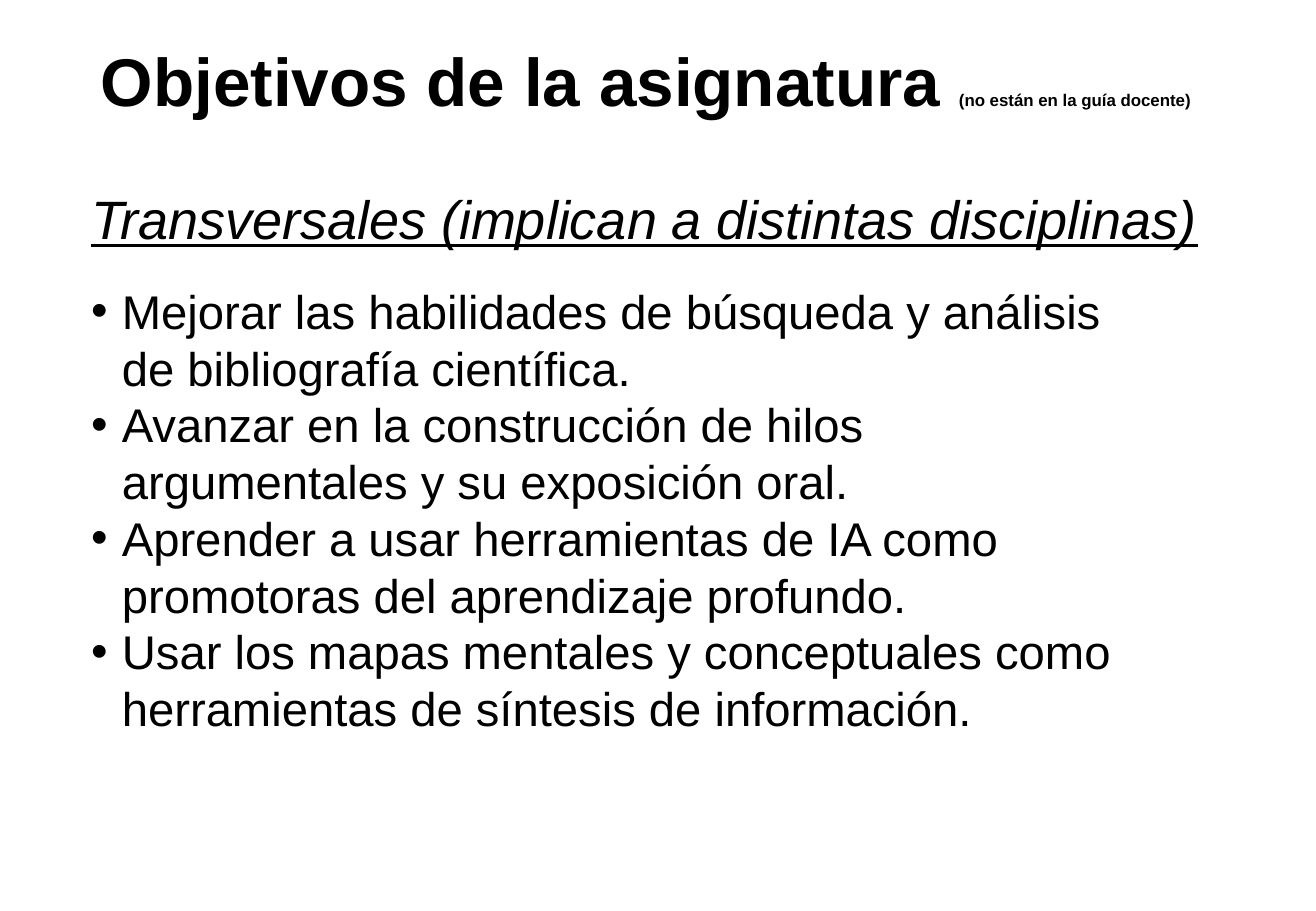
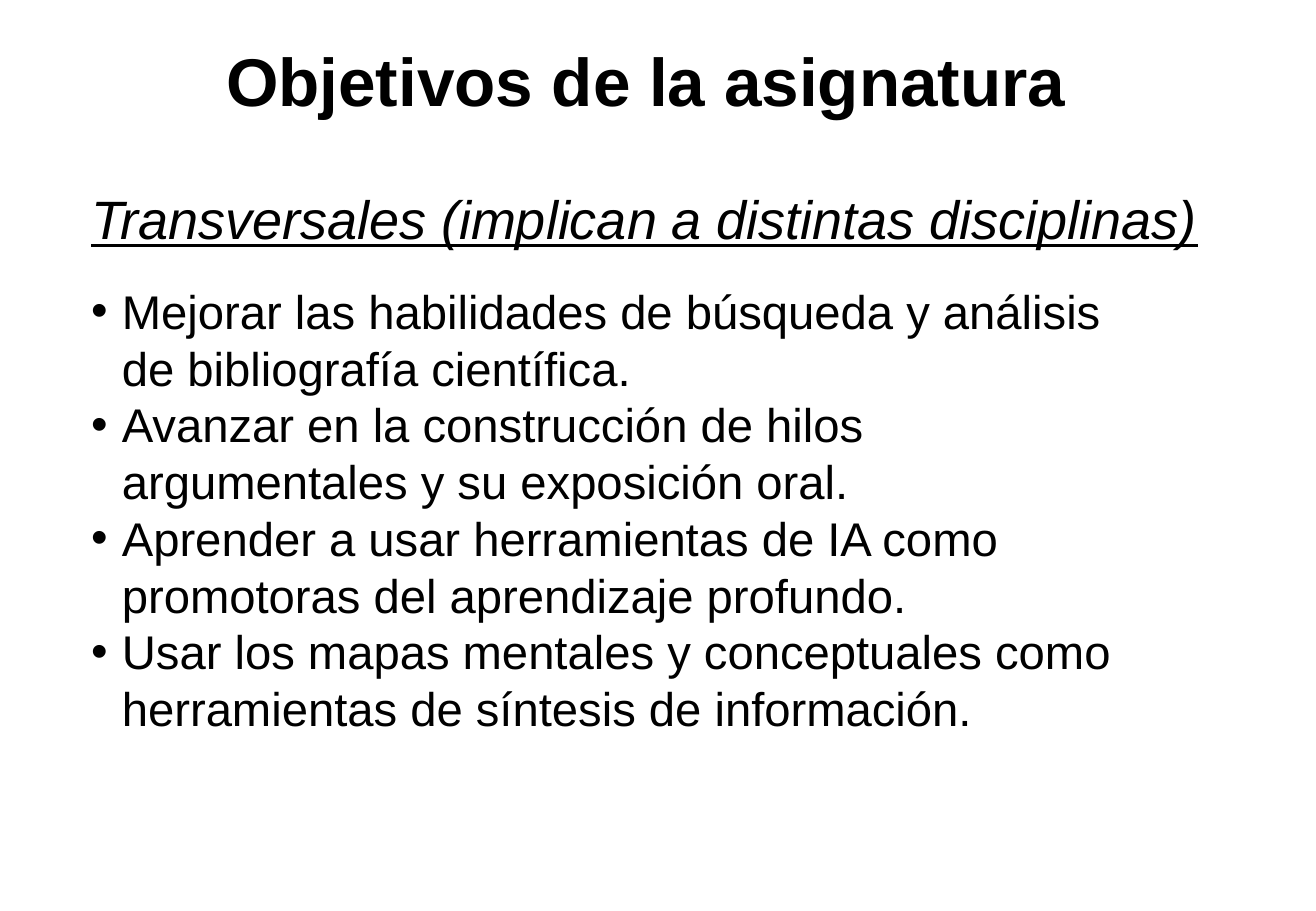
Before and after one commit to aprendiendo-cosas/Te_contenidos_IEEI_masterbio_UCO, a slide deck: slide 3 of presentacion/presentacion_asignatura.pptx. Drawn at 1316x911 pixels with LibreOffice and Linux fonts; fonts in the diff are those of the drawing. Boxes give left, top, right and bottom in pixels: in the first picture for what was removed or moved away, otherwise in the second. Text is boxed around its words. In the diff, an @@ line names an element or a change of style, - is before the commit and + after.

Commit message:
Actualizar presentación de la asignatura

```diff
--- a/presentacion/presentacion_asignatura.pptx
+++ b/presentacion/presentacion_asignatura.pptx
@@ text at (226, 57, 1065, 118): text changed; size 10 to 40 pt @@
-Objetivos de la asignatura (no están en la guía docente)
+Objetivos de la asignatura
```
Also in this commit, not shown: 4 other slides changed, 1 other file.
